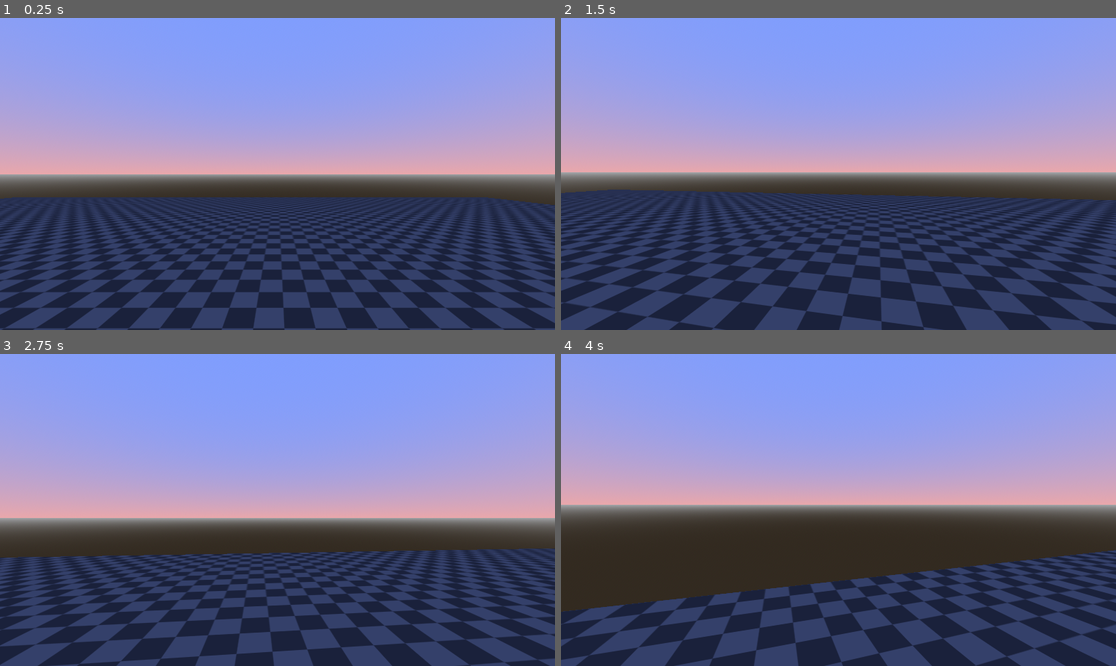
Above: before the commit, frames 1-4 (two rows, left to right).
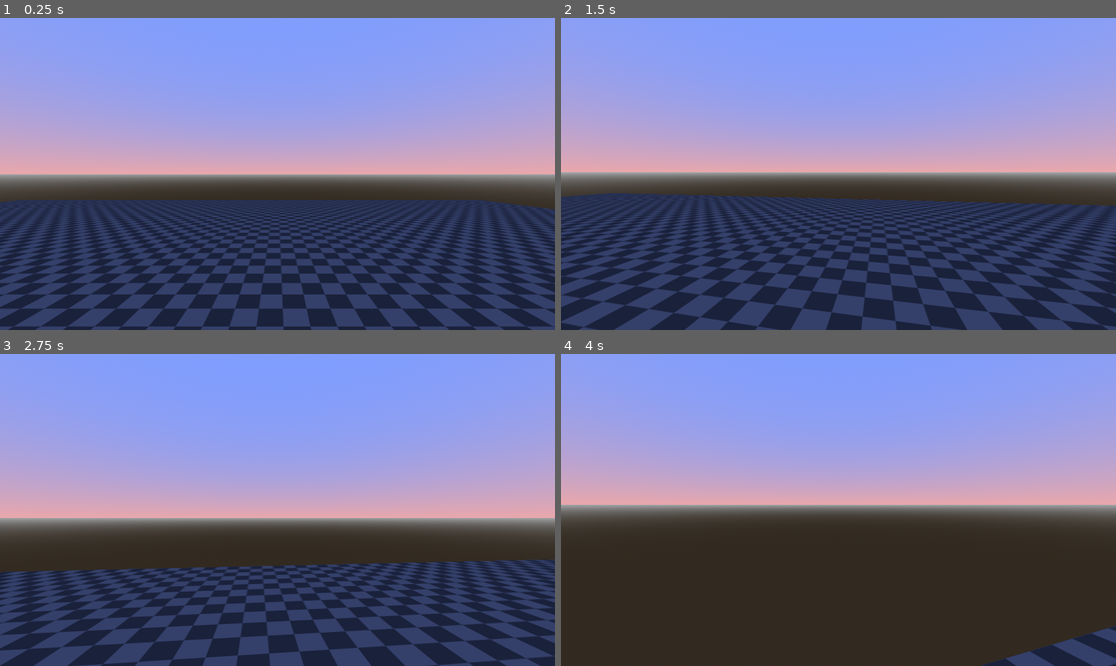
Above: after the commit, the same moments.

Repository: ImOutOfBounds/Fps
Game: Godot game, scene res://scenes/main.tscn
Same seed, same stepped clock (60 frames per second), same inputs: the game is played once before the commit and once after it.
Inputs (mouse positions are in pixels of both pictures, inside the frame that each line leads up to):
- Up to frame 1 (0.25 s): no input
- Up to frame 2 (1.5 s): tap Enter (ui_accept) at 0.5, 0.77 s; move the mouse to (866, 174) at 0.52 s; hold Shift (shift, bound only after the commit) 0.53-1.28 s; hold Up (ui_up) from 0.53 s (still down); move the mouse to (810, 174) at 1.27 s; tap Shift (shift, bound only after the commit) at 1.35 s
- Up to frame 3 (2.75 s): keep holding Up (ui_up); tap Enter (ui_accept) at 1.52 s; move the mouse to (288, 503) at 2.02 s; hold Shift (shift, bound only after the commit) from 2.03 s (still down)
- Up to frame 4 (4 s): keep holding Up (ui_up); move the mouse to (832, 516) at 2.77 s; release Shift (shift, bound only after the commit) at 2.78 s; tap Shift (shift, bound only after the commit) at 2.85 s; tap Enter (ui_accept) at 3.02, 3.77 s; move the mouse to (877, 513) at 3.52 s; hold Shift (shift, bound only after the commit) from 3.53 s (still down)

The runs differ from the first frame. In frame 1, 17% of the frame differs, in the area x 0-100%, y 57-100%; in frame 2, 19%; in frame 3, 20%; in frame 4, 26%, in the area x 0-100%, y 62-100%.

Commit message:
camera adjsustments

Diff:
--- a/lost-media/project.godot
+++ b/lost-media/project.godot
@@ -55,6 +55,11 @@
 , Object(InputEventKey,"resource_local_to_scene":false,"resource_name":"","device":-1,"window_id":0,"alt_pressed":false …(183 unchanged characters)…
 ]
 }
+shift={
+"deadzone": 0.5,
+"events": [Object(InputEventKey,"resource_local_to_scene":false,"resource_name":"","device":-1,"window_id":0,"alt_pressed":false,"shift_pressed":false,"ctrl_pressed":false,"meta_pressed":false,"pressed":false,"keycode":0,"physical_keycode":4194325,"key_label":0,"unicode":0,"location":0,"echo":false,"script":null)
+]
+}
 
 [layer_names]
 
--- a/lost-media/scenes/player.tscn
+++ b/lost-media/scenes/player.tscn
@@ -23,6 +23,6 @@
 shape = SubResource("CapsuleShape3D_pntir")
 
 [node name="Head" type="Node3D" parent="."]
-transform = Transform3D(1, 0, 0, 0, 1, 0, 0, 0, 1, 0, 0.886549, 0)
+transform = Transform3D(1, 0, 0, 0, 1, 0, 0, 0, 1, 0, 1.23213, 0)
 
 [node name="Camera3D" type="Camera3D" parent="Head"]
--- a/lost-media/scripts/player.gd
+++ b/lost-media/scripts/player.gd
@@ -1,9 +1,14 @@
 extends CharacterBody3D
 
-
-const SPEED = 5.0
+var speed
+const WALK_SPEED = 5.0
+const RUN_SPEED = 9.0
 const JUMP_VELOCITY = 4.5
 const SENSITIVITY = .002
+
+const BOB_FREQ = 2.0
+const BOB_AMP = 0.08
+var t_bob = 0.0
 
 @onready var head = $Head
 @onready var camera = $Head/Camera3D
@@ -17,10 +22,21 @@
 		camera.rotate_x(-event.relative.y * SENSITIVITY)
 		camera.rotation.x = clamp(camera.rotation.x, deg_to_rad(-40), deg_to_rad(60))
 
+func headBob(bob):
+	var pos = Vector3.ZERO
+	pos.y = sin(bob * BOB_FREQ) * BOB_AMP
+	pos.x= sin(bob * BOB_FREQ / 2) * BOB_AMP
+	return pos
+
 func _physics_process(delta: float) -> void:
 	# Add the gravity.
 	if not is_on_floor():
 		velocity += get_gravity() * delta
+
+	if Input.is_action_pressed("shift"):
+		speed = RUN_SPEED
+	else:
+		speed = WALK_SPEED
 
 	# Handle jump.
 	if Input.is_action_just_pressed("ui_accept") and is_on_floor():
@@ -30,11 +46,19 @@
 	# As good practice, you should replace UI actions with custom gameplay actions.
 	var input_dir := Input.get_vector("ui_left", "ui_right", "ui_up", "ui_down")
 	var direction = (head.transform.basis * Vector3(input_dir.x, 0, input_dir.y)).normalized()
-	if direction:
-		velocity.x = direction.x * SPEED
-		velocity.z = direction.z * SPEED
+
+	if is_on_floor():
+		if direction:
+			velocity.x = direction.x * speed
+			velocity.z = direction.z * speed
+		else:
+			velocity.x = move_toward(velocity.x, 0, speed)
+			velocity.z = move_toward(velocity.z, 0, speed)
 	else:
-		velocity.x = move_toward(velocity.x, 0, SPEED)
-		velocity.z = move_toward(velocity.z, 0, SPEED)
+		velocity.x = lerp(velocity.x, direction.x * speed, delta * 2.0)
+		velocity.z = lerp(velocity.z, direction.z * speed, delta * 2.0)
+
+	t_bob += delta * velocity.length() * float(is_on_floor())
+	camera.transform.origin = headBob(t_bob)
 
 	move_and_slide()
